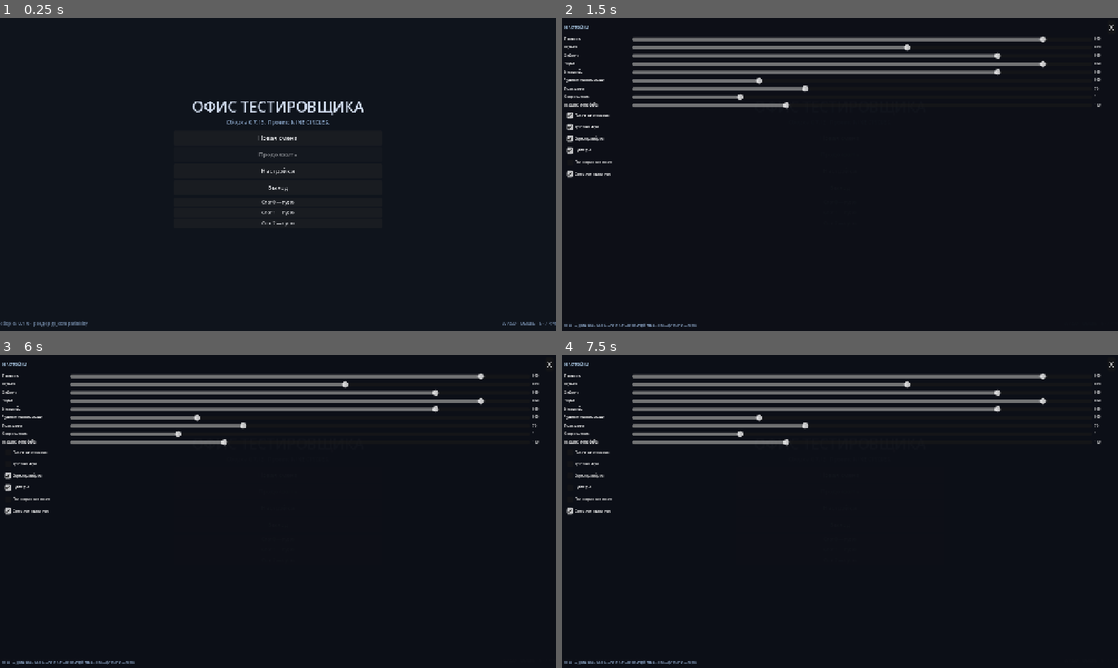
Above: before the commit, frames 1-4 (two rows, left to right).
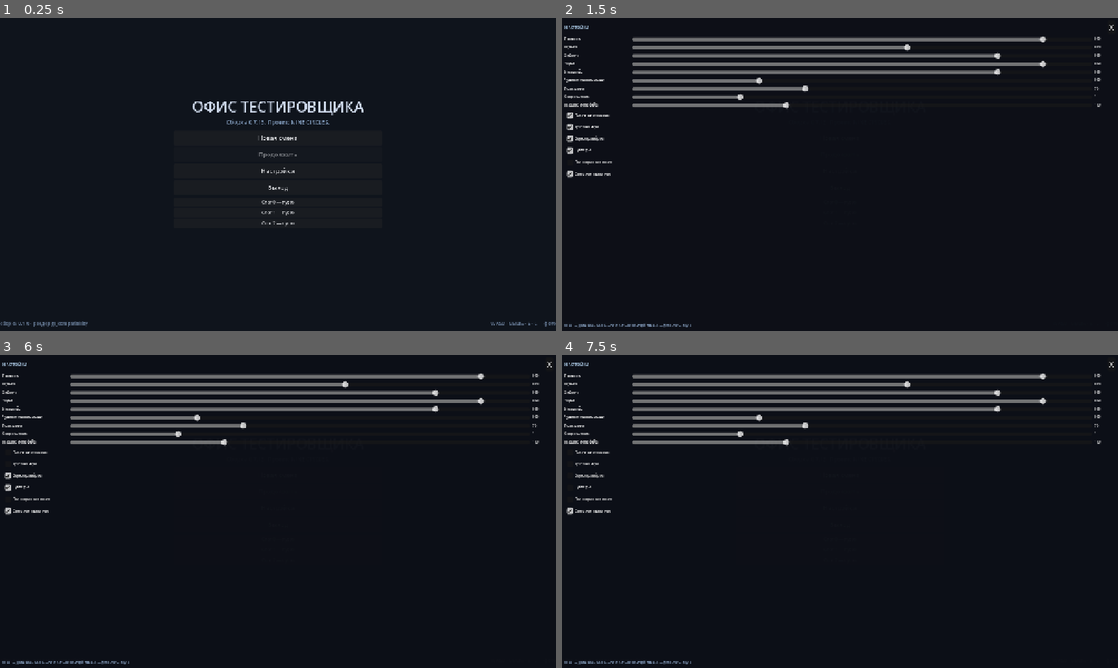
Above: after the commit, the same moments.

Repository: lucasteamalt12321/HorrorGame
Game: Godot game, scene res://ui/menus/main_menu.tscn
The game is run twice, just before and just after one commit, with the same random seed, the same clock (stepped at 60 frames per second) and the same inputs.
Inputs:
- Up to frame 1 (0.25 s): no input
- Up to frame 2 (1.5 s): click "Настройки" at 0.5 s; click "Новая смена" at 1.25 s
- Up to frame 3 (6 s): click "Новая смена" at 2 s; click "Слот 0 — пусто" at 2.75 s; click "Слот 1 — пусто" at 3.5 s; click "Слот 2 — пусто" at 4.25 s; click "Покачивание камеры" at 5 s; click "Тряска камеры" at 5.75 s
- Up to frame 4 (7.5 s): click "Зерно и развёртка" at 6.5 s; click "Субтитры" at 7.25 s

The runs differ from the first frame. In frame 1, less than 0.1% of the frame differs, in the area x 88-100%, y 96-99%; in frame 2, less than 0.1%; in frame 3, less than 0.1%; in frame 4, less than 0.1%.

Commit message:
feat(gameplay): fix minigame hitboxes and photograph bugs in-game
Build 2D hitboxes from sprite bounds (player/enemy/pickup) so visuals and collisions agree. Let the player document an anomaly while the 2D game runs: the shutter moves to C so left click stays a normal UI click, the minigame HUD hints it, bug-zone entry and headless shots are confirmed on screen. Point real bug reports at GitHub Issues. Smoke 253 -> 259, boot 34/34.

Diff:
--- a/data/tasks/t01_first_contact.tres
+++ b/data/tasks/t01_first_contact.tres
@@ -17,4 +17,4 @@
 next_task_id = "T02_FINISH_GARDEN"
 reply_email_id = "mail_01_reply"
 sets_tension = 1
-hint = "Охранник у стены на развилке. Нажмите ЛКМ, когда аномалия в кадре, затем отчёт в баг-трекере."
+hint = "Охранник у стены на развилке. Нажмите C, когда аномалия в кадре, затем отчёт в баг-трекере."
--- a/minigame/actors/enemy_2d.gd
+++ b/minigame/actors/enemy_2d.gd
@@ -26,6 +26,8 @@
 var _time: float = 0.0
 var _sprite: Node2D
 var _eye: ColorRect
+var _rects: Array[Rect2] = []
+var _half_extents: Vector2 = Vector2(4.0, 5.0)
 
 
 func _ready() -> void:
@@ -36,12 +38,6 @@
 
 
 func _build() -> void:
-	var shape := RectangleShape2D.new()
-	shape.size = Vector2(10, 12)
-	var col := CollisionShape2D.new()
-	col.shape = shape
-	add_child(col)
-
 	_sprite = Node2D.new()
 	add_child(_sprite)
 	var body := ColorRect.new()
@@ -62,6 +58,25 @@
 		wing.size = Vector2(14, 3)
 		wing.color = color_body.darkened(0.3)
 		_sprite.add_child(wing)
+		_rects.append(Rect2(wing.position, wing.size))
+	_rects.append(Rect2(body.position, body.size))
+	_rects.append(Rect2(_eye.position, _eye.size))
+
+	var bounds := _sprite_bounds()
+	var shape := RectangleShape2D.new()
+	shape.size = bounds.size
+	var col := CollisionShape2D.new()
+	col.shape = shape
+	col.position = bounds.position + bounds.size * 0.5
+	add_child(col)
+	_half_extents = bounds.size * 0.5
+
+
+func _sprite_bounds() -> Rect2:
+	var bounds := _rects[0]
+	for r in _rects:
+		bounds = bounds.merge(r)
+	return bounds
 
 
 func _physics_process(delta: float) -> void:
@@ -136,13 +151,12 @@
 func _check_contact() -> void:
 	if not contact_damage or player == null or not is_instance_valid(player):
 		return
-	if not (player as MinigamePlayer).alive:
+	var p := player as MinigamePlayer
+	if p == null or not p.alive:
 		return
-	var body: PhysicsBody2D = player as PhysicsBody2D
-	if body == null:
-		return
-	var d := (body.global_position - global_position).abs()
-	if d.x < 8.0 and d.y < 12.0:
+	var d := (p.global_position - global_position).abs()
+	var reach := _half_extents + p.get_half_extents()
+	if d.x < reach.x and d.y < reach.y:
 		touched_player.emit()
 
 
--- a/minigame/actors/pickup_2d.gd
+++ b/minigame/actors/pickup_2d.gd
@@ -14,26 +14,34 @@
 var _time: float = 0.0
 var _taken: bool = false
 var _sprite: Node2D
+var _bounds: Rect2 = Rect2(-3.0, -3.0, 6.0, 6.0)
 
 
 func _ready() -> void:
 	add_to_group("minigame_pickup")
 	base_position = global_position
-	var shape := CircleShape2D.new()
-	shape.radius = 5.0
-	var col := CollisionShape2D.new()
-	col.shape = shape
-	add_child(col)
+	_build_sprite()
+	_build_collision()
+	body_entered.connect(_on_body_entered)
 
+
+func _build_sprite() -> void:
 	_sprite = Node2D.new()
 	add_child(_sprite)
 	var r := ColorRect.new()
-	r.position = Vector2(-3, -3)
-	r.size = Vector2(6, 6)
+	r.position = _bounds.position
+	r.size = _bounds.size
 	r.color = Color(0.4, 0.95, 0.7)
 	_sprite.add_child(r)
 
-	body_entered.connect(_on_body_entered)
+
+func _build_collision() -> void:
+	var shape := RectangleShape2D.new()
+	shape.size = _bounds.size
+	var col := CollisionShape2D.new()
+	col.shape = shape
+	col.position = _bounds.position + _bounds.size * 0.5
+	add_child(col)
 
 
 func _process(delta: float) -> void:
--- a/minigame/minigame.gd
+++ b/minigame/minigame.gd
@@ -102,6 +102,20 @@
 	msg.add_theme_color_override("font_outline_color", Color(0, 0, 0, 0.9))
 	msg.autowrap_mode = TextServer.AUTOWRAP_WORD_SMART
 	hud_root.add_child(msg)
+
+	# The shutter control is permanent chrome: the player must never have to
+	# guess how to document an anomaly they can see.
+	var shutter := Label.new()
+	shutter.name = "ShutterHint"
+	shutter.position = Vector2(4, 32)
+	shutter.size = Vector2(170, 12)
+	shutter.add_theme_font_size_override("font_size", 6)
+	shutter.add_theme_color_override("font_color", Color(0.72, 0.84, 0.98))
+	shutter.add_theme_constant_override("outline_size", 2)
+	shutter.add_theme_color_override("font_outline_color", Color(0, 0, 0, 0.9))
+	shutter.mouse_filter = Control.MOUSE_FILTER_IGNORE
+	shutter.text = "СНИМОК: %s" % MinigameSystem.photo_action_hint()
+	hud_root.add_child(shutter)
 
 
 # --- level construction -----------------------------------------------------
--- a/minigame/player/player_2d.gd
+++ b/minigame/player/player_2d.gd
@@ -35,23 +35,17 @@
 var _body: ColorRect
 var _head: ColorRect
 var _badge: ColorRect
+var _rects: Array[Rect2] = []
+var _half_extents: Vector2 = Vector2(4.0, 9.0)
 
 
 func _ready() -> void:
 	add_to_group("minigame_player")
 	z_index = 5
+	_build_sprite()
 	_build_collision()
-	_build_sprite()
 	floor_snap_length = 4.0
 	floor_max_angle = deg_to_rad(50.0)
-
-
-func _build_collision() -> void:
-	var shape := RectangleShape2D.new()
-	shape.size = Vector2(10, 14)
-	var col := CollisionShape2D.new()
-	col.shape = shape
-	add_child(col)
 
 
 func _build_sprite() -> void:
@@ -74,7 +68,30 @@
 	r.size = size
 	r.color = color
 	_sprite.add_child(r)
+	_rects.append(Rect2(pos, size))
 	return r
+
+
+func _build_collision() -> void:
+	var bounds := _sprite_bounds()
+	var shape := RectangleShape2D.new()
+	shape.size = bounds.size
+	var col := CollisionShape2D.new()
+	col.shape = shape
+	col.position = bounds.position + bounds.size * 0.5
+	add_child(col)
+	_half_extents = bounds.size * 0.5
+
+
+func _sprite_bounds() -> Rect2:
+	var bounds := _rects[0]
+	for r in _rects:
+		bounds = bounds.merge(r)
+	return bounds
+
+
+func get_half_extents() -> Vector2:
+	return _half_extents
 
 
 func _physics_process(delta: float) -> void:
--- a/project.godot
+++ b/project.godot
@@ -87,7 +87,7 @@
 }
 photo={
 "deadzone": 0.5,
-"events": [Object(InputEventMouseButton,"resource_local_to_scene":false,"resource_name":"","device":-1,"window_id":0,"alt_pressed":false,"shift_pressed":false,"ctrl_pressed":false,"meta_pressed":false,"button_mask":0,"position":Vector2(0, 0),"global_position":Vector2(0, 0),"factor":1.0,"button_index":1,"canceled":false,"pressed":false,"double_click":false,"script":null)
+"events": [Object(InputEventKey,"resource_local_to_scene":false,"resource_name":"","device":-1,"window_id":0,"alt_pressed":false,"shift_pressed":false,"ctrl_pressed":false,"meta_pressed":false,"pressed":false,"keycode":0,"physical_keycode":67,"key_label":0,"unicode":99,"location":0,"echo":false,"script":null)
 ]
 }
 pause={
--- a/scripts/game_root.gd
+++ b/scripts/game_root.gd
@@ -97,6 +97,11 @@
 	# the screen are consumed, so the pause menu and the gallery keep working.
 	if not GameManager.is_in_computer():
 		return
+	# While the 2D game is running the screen is a gamepad, not a desktop:
+	# stray clicks must not leak to the hidden desktop behind it. The shutter
+	# is a key (action `photo`), so nothing here needs the mouse.
+	if GameManager.mode == GameManager.Mode.MINIGAME:
+		return
 	if not (event is InputEventMouse):
 		return
 	var mon := ComputerSystem.get_monitor()
@@ -124,6 +129,14 @@
 		return
 
 	if not GameManager.is_exploring():
+		# The shutter has no place on the desktop, but the 2D game is the
+		# thing under test: while it runs, the photo key (and the touch photo
+		# button) capture whatever anomaly is on the screen.
+		if (GameManager.mode == GameManager.Mode.MINIGAME
+				and event.is_action_pressed("photo")
+				and not is_gallery_open()):
+			if PhotoSystem.take_photo() == null:
+				AudioManager.play_computer("error")
 		return
 
 	if event.is_action_pressed("gallery"):
--- a/systems/minigame/minigame_system.gd
+++ b/systems/minigame/minigame_system.gd
@@ -30,6 +30,7 @@
 func _ready() -> void:
 	process_mode = Node.PROCESS_MODE_ALWAYS
 	SaveSystem.register(&"minigame", self)
+	PhotoSystem.photo_taken.connect(_on_photo_taken)
 	load_levels()
 
 
@@ -261,6 +262,7 @@
 	if BugSystem.activate_bug(bug_id):
 		AudioManager.play_game2d("bug")
 		DialogueSystem.queue_line("[ запись лога: аномалия ]", "MinigameSystem")
+		_hint_shutter(bug_id)
 
 
 func notify_zone_exited(zone_index: int) -> void:
@@ -270,6 +272,42 @@
 	var bug_id := l.zone_bug_id(zone_index)
 	if bug_id != "":
 		BugSystem.deactivate_bug(bug_id)
+
+
+## Tells the player, on the 2D screen itself, how to document what they see.
+func _hint_shutter(bug_id: String) -> void:
+	if _game == null or not _game.has_method("show_message"):
+		return
+	var bug := BugSystem.get_bug(bug_id)
+	if bug != null and bug.kind == BugResource.Kind.UNPHOTOGRAPHABLE:
+		_game.call("show_message", "Аномалию снять нельзя — нужен журнал", 3.0)
+		return
+	_game.call("show_message",
+		"АНОМАЛИЯ В КАДРЕ — %s: снимок" % photo_action_hint(), 3.0)
+
+
+## How the player triggers the shutter on this platform, for on-screen hints.
+func photo_action_hint() -> String:
+	if GameManager.is_mobile():
+		return "кнопка «ФОТО»"
+	for ev: InputEvent in InputMap.action_get_events(&"photo"):
+		if ev is InputEventKey and (ev as InputEventKey).physical_keycode != 0:
+			return OS.get_keycode_string((ev as InputEventKey).physical_keycode)
+	return "клавиша снимка"
+
+
+## The shutter fired while the game was running: confirm it on the 2D screen.
+func _on_photo_taken(rec: PhotoRecord) -> void:
+	if not is_game_running() or _game == null or not _game.has_method("show_message"):
+		return
+	if rec.valid and rec.bug_id != "":
+		var bug := BugSystem.get_bug(rec.bug_id)
+		var title := bug.title if bug != null else rec.bug_id
+		_game.call("show_message", "ЗАФИКСИРОВАНО: %s" % title, 2.5)
+	elif rec.bug_id != "":
+		_game.call("show_message", "Аномалия вне кадра — встаньте напротив", 2.0)
+	else:
+		_game.call("show_message", "В кадре нет аномалии", 2.0)
 
 
 func _deactivate_level_bugs() -> void:
--- a/tests/smoke.gd
+++ b/tests/smoke.gd
@@ -268,6 +268,29 @@
 	await get_tree().process_frame
 	_log.append("  tasks completed after level: %d / %d" % [TaskSystem.completed_count(), TaskSystem.total_count()])
 
+	# The minigame is a game the player can SEE: its hitboxes must sit exactly
+	# where the sprite is drawn, otherwise a touch that kills or a shard that
+	# "contacts" breaks the player's trust faster than any horror beat.
+	_log.append("== minigame sprites match their hitboxes ==")
+	var _walk_actor := MinigameEnemy.new()
+	var _flyer := MinigameEnemy.new()
+	_flyer.kind = MinigameEnemy.Kind.FLYER
+	for pair: Array in [
+		["player", MinigamePlayer.new()],
+		["walker", _walk_actor],
+		["flyer", _flyer],
+		["pickup", MinigamePickup.new()],
+	]:
+		var actor := pair[1] as Node2D
+		actor.position = Vector2.ZERO
+		add_child(actor)
+		var visual := _actor_visual_bounds(actor)
+		var collision := _actor_collision_rect(actor)
+		_check("minigame %s hitbox matches sprite" % pair[0],
+			visual != Rect2() and visual == collision,
+			"visual=%s collision=%s" % [visual, collision])
+		actor.queue_free()
+
 	_log.append("== canon flag (T07 gate) ==")
 	var before_seen := StoryFlags.has_flag(&"canon_term_seen")
 	CanonRegistry.mark_all_seen()
@@ -504,6 +527,64 @@
 		await get_tree().process_frame
 		_check("level %s stopped" % lvl.id, not MinigameSystem.is_game_running())
 
+	_log.append("== minigame bug shutter (клавиша фото фиксирует баг) ==")
+	# The 2D game is what the tester documents: while it runs, the photo key
+	# must reach PhotoSystem and file evidence for the anomaly in frame. Find
+	# one anomaly the design allows right now and stand in its zone.
+	var pick_level := -1
+	var pick_zone := -1
+	var pick_bug := ""
+	for li: int in MinigameSystem.level_count():
+		var l0 := MinigameSystem.get_level(li)
+		if l0 == null:
+			continue
+		for zi: int in l0.bug_trigger_zones.size():
+			var bid := l0.zone_bug_id(zi)
+			var b := BugSystem.get_bug(bid)
+			if b == null or b.kind == BugResource.Kind.UNPHOTOGRAPHABLE:
+				continue
+			if BugSystem.activate_bug(bid):
+				pick_level = li
+				pick_zone = zi
+				pick_bug = bid
+				break
+		if pick_bug != "":
+			break
+	_check("a photographable anomaly is available", pick_bug != "", "picked=%s" % pick_bug)
+	if pick_bug != "":
+		MinigameSystem.launch_from_desktop(pick_level)
+		await get_tree().process_frame
+		var sgame := MinigameSystem.get_game()
+		_check("game runs for the shutter test", sgame != null and MinigameSystem.is_game_running())
+		if sgame != null and sgame.has_method("_spawn_effect"):
+			sgame.call("_spawn_effect", pick_zone)
+		await get_tree().process_frame
+		# Pin the visible marker to the centre of the frame so the geometry is
+		# deterministic instead of depending on where the patrol happens to be.
+		var s_effects: Array = sgame.get("_effects") if sgame != null else []
+		var s_effect: BugEffect = s_effects.back() if not s_effects.is_empty() else null
+		if s_effect != null and s_effect.target is Node2D:
+			(s_effect.target as Node2D).global_position = Vector2(160, 120)
+		if sgame != null:
+			sgame.call("set_frozen", true)
+		await get_tree().process_frame
+		var shot_desc := MinigameSystem.describe_active_bug()
+		_check("the active anomaly reads as in-frame", bool(shot_desc.get("valid", false)),
+			"ndc=%s bug=%s" % [str(shot_desc.get("ndc")), str(shot_desc.get("bug_id"))])
+		var before_shutter := PhotoSystem.count()
+		await _press_action("photo")
+		var shot: PhotoRecord = PhotoSystem.photos.back() if not PhotoSystem.photos.is_empty() else null
+		_check("the photo key shoots while the 2D game runs",
+			PhotoSystem.count() == before_shutter + 1 and shot != null and shot.source == "monitor",
+			"count=%d source=%s" % [PhotoSystem.count(), shot.source if shot != null else "<null>"])
+		_check("the shot documents the anomaly on screen",
+			shot != null and shot.bug_id == pick_bug and shot.valid,
+			"bug=%s valid=%s" % [shot.bug_id if shot != null else "<null>",
+				str(shot.valid) if shot != null else "<null>"])
+		_check("the anomaly is filed as photographed", BugSystem.is_photo_valid(pick_bug))
+		MinigameSystem.force_stop("smoke")
+		await get_tree().process_frame
+
 	_log.append("== save round trip ==")
 	var saved := SaveSystem.save_game(SaveSystem.AUTOSAVE_SLOT)
 	_check("autosave written", saved)
@@ -688,6 +769,28 @@
 	return world.get_child_count()
 
 
+## Axis-aligned union of every ColorRect the minigame actor draws, in the
+## actor's own space. The sprite root sits at the actor origin with unit scale
+## at build time, so global rects equal local ones for a freshly made actor.
+func _actor_visual_bounds(actor: Node2D) -> Rect2:
+	var controls := actor.find_children("*", "ColorRect", true, false)
+	if controls.is_empty():
+		return Rect2()
+	var bounds := (controls[0] as Control).get_global_rect()
+	for c in controls.slice(1):
+		bounds = bounds.merge((c as Control).get_global_rect())
+	return bounds
+
+
+func _actor_collision_rect(actor: Node2D) -> Rect2:
+	for child in actor.get_children():
+		if child is CollisionShape2D:
+			var shape := (child as CollisionShape2D).shape as RectangleShape2D
+			if shape != null:
+				return Rect2((child as CollisionShape2D).position - shape.size * 0.5, shape.size)
+	return Rect2()
+
+
 ## Delivers a full press/release pair through the same InputEventAction path the
 ## touch controls use, so a node reading actions in _input sees the event.
 func _press_action(action: String) -> void:
--- a/ui/computer/apps/bug_tracker.gd
+++ b/ui/computer/apps/bug_tracker.gd
@@ -73,7 +73,7 @@
 func _show_detail(bug_id: String) -> void:
 	if bug_id == "":
 		detail_title.text = "Выберите запись"
-		detail_body.text = "Список заполняется по мере находок.\nДоказательство: ЛКМ в кадре аномалии."
+		detail_body.text = "Список заполняется по мере находок.\nДоказательство: C в кадре аномалии."
 		photo_label.text = ""
 		submit.disabled = true
 		return
--- a/ui/hud/hud.tscn
+++ b/ui/hud/hud.tscn
@@ -228,7 +228,7 @@
 grow_horizontal = 0
 grow_vertical = 0
 mouse_filter = 2
-text = "ЛКМ — снимок · Tab — архив · Esc — пауза"
+text = "C — снимок · Tab — архив · Esc — пауза"
 theme_override_font_sizes/font_size = 10
 theme_override_colors/font_color = Color(0.6, 0.68, 0.8, 0.85)
 horizontal_alignment = 2
--- a/ui/menus/main_menu.tscn
+++ b/ui/menus/main_menu.tscn
@@ -118,7 +118,7 @@
 
 [node name="Controls" type="Label" parent="Bottom"]
 layout_mode = 2
-text = "WASD · мышь · E · ЛКМ"
+text = "WASD · мышь · E · C — фото"
 theme_override_font_sizes/font_size = 11
 theme_override_colors/font_color = Color(0.4, 0.48, 0.58, 1)
 
--- a/ui/menus/settings_panel.tscn
+++ b/ui/menus/settings_panel.tscn
@@ -40,7 +40,7 @@
 
 [node name="Hint" type="Label" parent="VBox"]
 layout_mode = 2
-text = "WASD — движение · мышь — обзор · E — взаимодействие · ЛКМ — фото · Esc — пауза"
+text = "WASD — движение · мышь — обзор · E — взаимодействие · C — фото · Esc — пауза"
 theme_override_font_sizes/font_size = 7
 theme_override_colors/font_color = Color(0.55, 0.65, 0.78, 1)
 autowrap_mode = 2
--- a/ui/photo/gallery.tscn
+++ b/ui/photo/gallery.tscn
@@ -66,7 +66,7 @@
 layout_mode = 2
 size_flags_vertical = 3
 text = "Архив пуст.
-Снимки делаются клавишей ЛКМ в офисе или в игре на мониторе."
+Снимки делаются клавишей C в офисе или в игре на мониторе."
 theme_override_font_sizes/font_size = 13
 theme_override_colors/font_color = Color(0.6, 0.68, 0.8, 1)
 autowrap_mode = 2
Not shown, added: .github/ISSUE_TEMPLATE/bug_report.md
Not shown, changed: docs/ARCHITECTURE.md
Not shown, changed: memory_bank/activeContext.md
Not shown, changed: memory_bank/progress.md
Not shown, changed: memory_bank/systemPatterns.md
Not shown, changed: memory_bank/techContext.md
